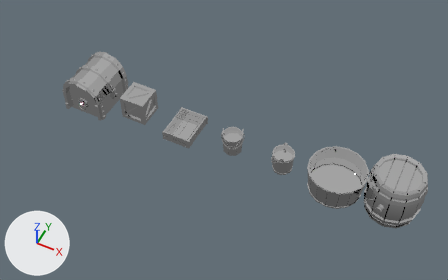
One commit to the FBX model Assets/Art/Models/Environment/Containers.fbx: the scene before it, then after it.
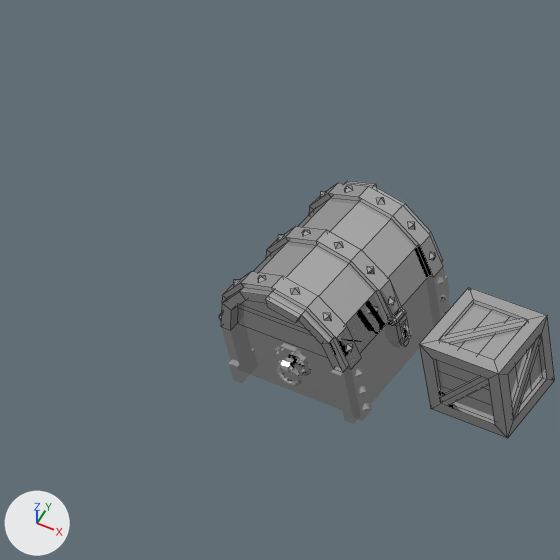
Old and new are each drawn whole from a 50 mm lens placed at (9.26, 0.13, 8.75), pointed at (5.86, 6.92, 0.26) and again close up on the part from 0% to 36% of the width and 0% to 57% of the height. Every picture has the same lights, and +X, +Y and +Z are marked at lower left. The close-ups show mesh edges as thin lines. Where no turn or scale is listed for an object, it has been applied to the vertices.

In view in the first close-up: 'Box', 'ChestBox', 'ChestLid'.
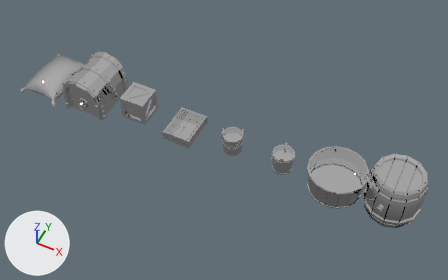
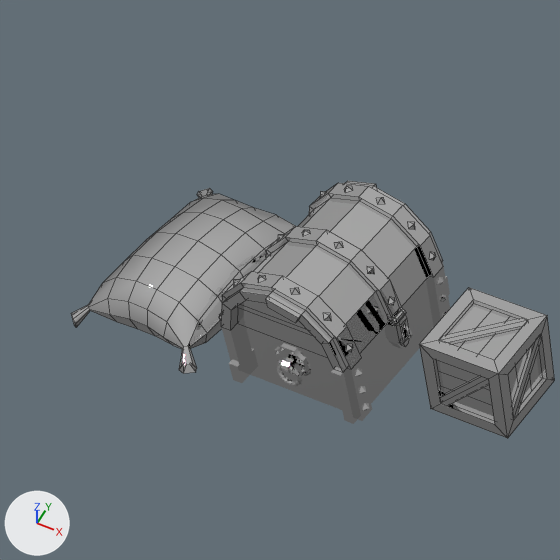
Location of each change, [x1, y1, x2, y2] in pixels of the close-ups (560 x 560 px):
'Sack', added: after [71, 188, 295, 373]

Patch to the scene script:
```diff
--- a/Assets/Art/Models/Environment/Containers.fbx.py
+++ b/Assets/Art/Models/Environment/Containers.fbx.py
@@ me_sack_001 @@
+me_sack_001.from_pydata(...)  # 146 vertices, 152 faces; spans x -0.467..0.441, y -0.669..0.665, z -0.002..0.412
+me_sack_001.materials.append(mat_imphenziapixpal)  # its picture is missing
@@ ob_sack @@
+ob_sack = bpy.data.objects.new('Sack', me_sack_001)
+ob_sack.location = (2.001, 7.009, 0.0)
```
